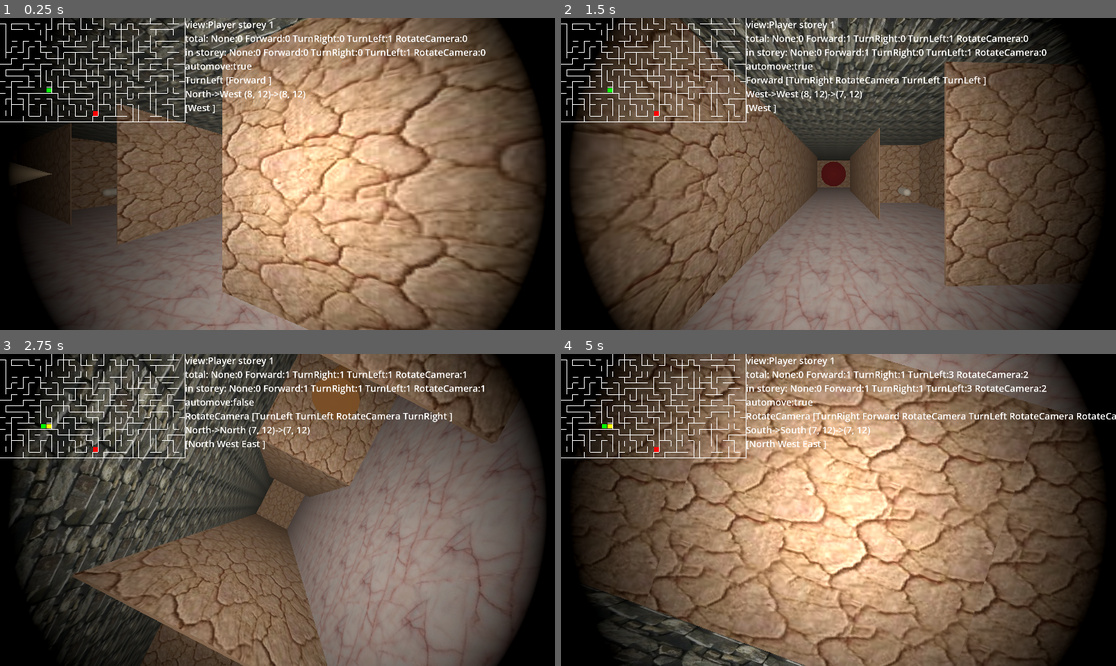
Above: before the commit, frames 1-4 (two rows, left to right).
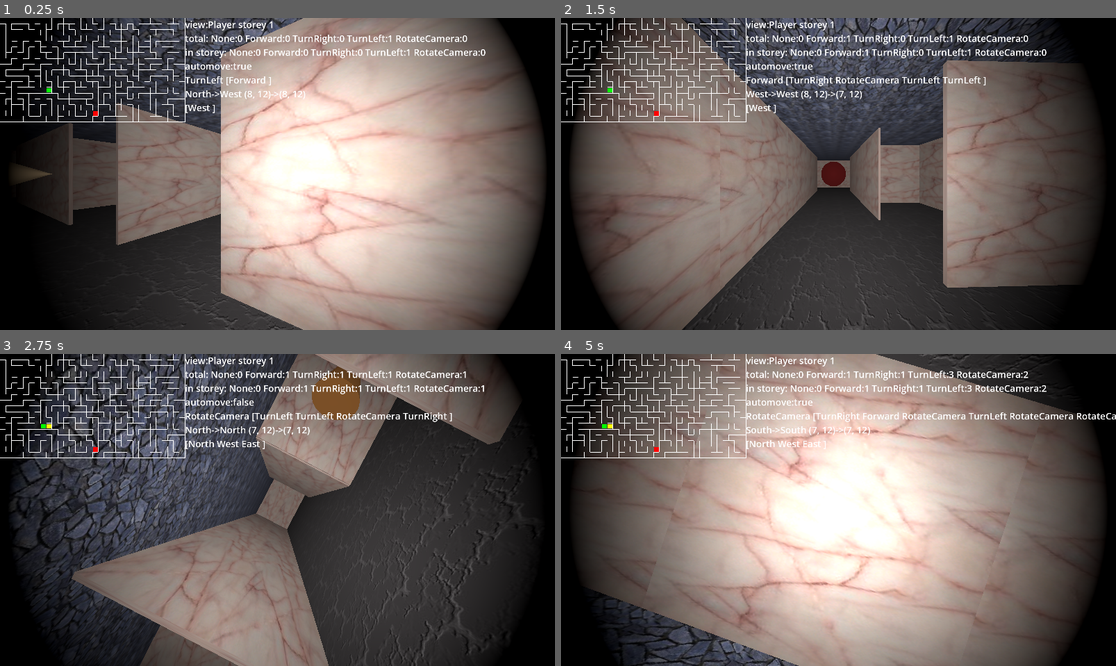
Above: after the commit, the same moments.

Repository: kasworld/gd4maze3d
Game: Godot game, scene res://main.tscn
Two runs of this game, one before a commit and one after it. Both use one fixed random seed, a clock stepped at 60 frames per second and the inputs below.
Inputs (mouse positions are in pixels of both pictures, inside the frame that each line leads up to):
- Up to frame 1 (0.25 s): no input
- Up to frame 2 (1.5 s): tap Enter at 0.5 s; move the mouse to (960, 158) at 0.52 s; hold Right 0.53-1.28 s; tap 1 at 0.6 s; click (960, 158) at 0.67 s; tap Space at 0.77 s; move the mouse to (727, 189) at 1.27 s; hold Down from 1.28 s (still down); tap 2 at 1.35 s
- Up to frame 3 (2.75 s): tap Space at 1.52 s; move the mouse to (333, 441) at 2.02 s; release Down at 2.03 s; hold Right from 2.03 s (still down); tap 3 at 2.1 s
- Up to frame 4 (5 s): move the mouse to (810, 572) at 2.77 s; release Right at 2.78 s; hold Up 2.78-3.53 s; tap 1 at 2.85 s; click (810, 572) at 2.92 s; tap Space at 3.02, 3.77, 4.52 s; move the mouse to (1005, 556) at 3.52 s; hold Left from 3.53 s (still down); tap 2 at 3.6 s; move the mouse to (672, 463) at 4.27 s; tap 3 at 4.35 s

The runs differ from the first frame. In frame 1, 68% of the frame differs, in the area x 7-98%, y 0-100%; in frame 2, 61%; in frame 3, 66%; in frame 4, 69%, in the area x 3-98%, y 0-100%.

Commit message:
rand wall thick

Diff:
--- a/storey.gd
+++ b/storey.gd
@@ -56,11 +56,13 @@
 		return true
 	return false
 var storey_h = 1.0
+var wall_thick :float
 
 var main_wall_tex :CompressedTexture2D
 var sub_wall_tex :CompressedTexture2D
 func init(msize :Vector2i)->void:
 	maze_size = msize
+	wall_thick = randf_range(0.01,0.1)
 
 	var tex_keys = tex_dict.keys()
 	tex_keys.shuffle()
@@ -140,7 +142,7 @@
 			mat.albedo_texture = sub_wall_tex
 		_:
 			mat.albedo_texture = main_wall_tex
-	var w = new_box(Vector3(1,1,0.01), mat)
+	var w = new_box(Vector3(1,1,wall_thick), mat)
 	if face_x:
 		w.rotate_y(PI/2)
 		w.position = Vector3( x  , storey_h/2.0 , y as float +0.5)
